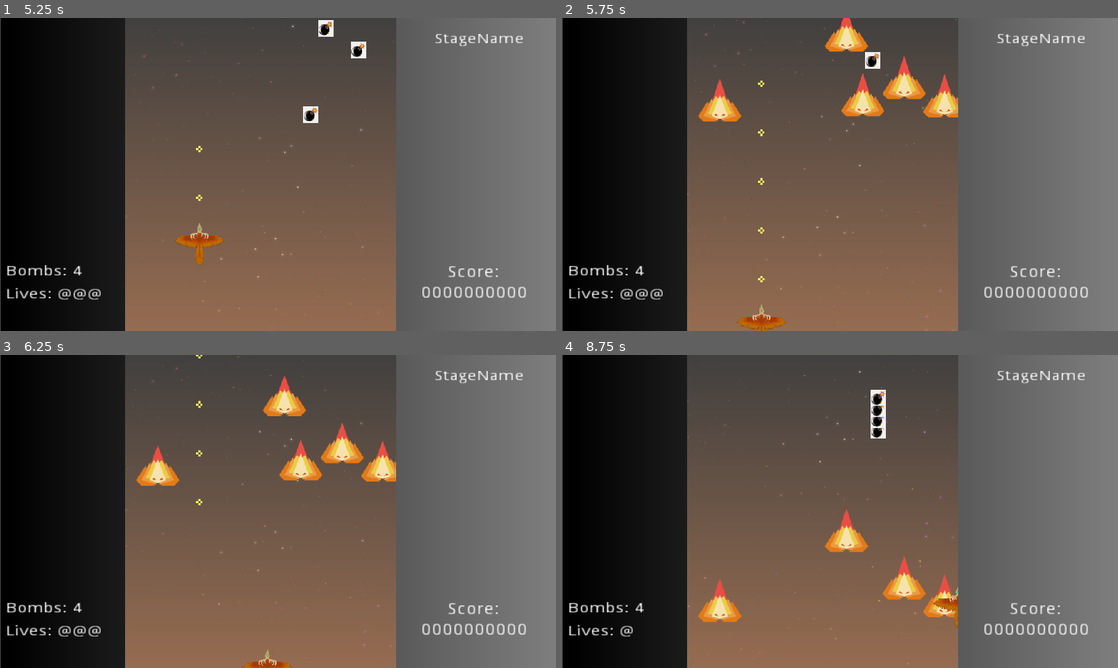
Above: before the commit, frames 1-4 (two rows, left to right).
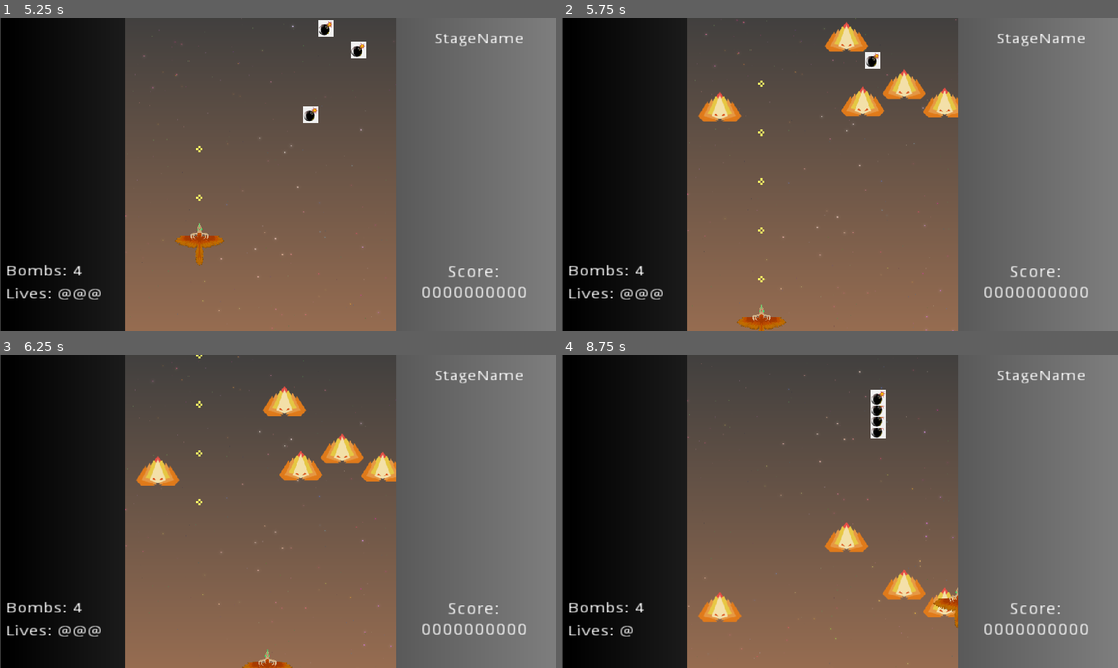
Above: after the commit, the same moments.

Repository: kyperbelt/MetalBurstPGJ
Game: Godot game, scene res://Prefabs/Screens/TitleScreen.tscn
Two runs of this game, one before a commit and one after it. Both use one fixed random seed, a clock stepped at 60 frames per second and the inputs below.
Inputs:
- Up to frame 1 (5.25 s): tap Enter (ui_accept) at 0.5, 0.77, 1.52, 3.02, 3.77, 4.52 s; hold D (move_right) 0.53-1.28 s; hold Space (fire) 0.53-1.28 s; hold S (move_down) 1.28-2.03 s; tap Shift (move_slower) at 1.35 s; hold D (move_right) 2.03-2.78 s; hold X (player_bomb) 2.03-2.78 s; hold W (move_up) 2.78-3.53 s; tap Space (fire) at 2.85 s; hold Shift (move_slower) 3.53-4.28 s; hold A (move_left) 3.53-5.03 s; tap X (player_bomb) at 4.35 s; hold S (move_down) from 5.03 s (still down); hold Space (fire) from 5.03 s (still down)
- Up to frame 2 (5.75 s): keep holding S (move_down); keep holding Space (fire)
- Up to frame 3 (6.25 s): release S (move_down) at 5.78 s; release Space (fire) at 5.78 s; hold D (move_right) from 5.78 s (still down); tap Shift (move_slower) at 5.85 s; tap Enter (ui_accept) at 6.02 s
- Up to frame 4 (8.75 s): release D (move_right) at 6.53 s; hold W (move_up) 6.53-7.28 s; hold X (player_bomb) 6.53-7.28 s; tap Enter (ui_accept) at 6.77, 7.52 s; hold D (move_right) 7.28-8.03 s; tap Space (fire) at 7.35 s; hold S (move_down) from 8.03 s (still down); hold Shift (move_slower) from 8.03 s (still down)

Frame 1 is identical in both runs. In frame 2, 0.3% of the frame differs, in the area x 27-71%, y 0-27%; in frame 3, 0.3%; in frame 4, 0.3%.

Commit message:
Connected New StageFoe Animations
-"Spinner" and "Ember" Foes now use AnimatedSprite instead of AnimatedTextures. Allows for more efficient animation creations.

-As an example, I created 2 versions of the Ember Sprite using AnimatedSprites, a normal version, and a "slow burn" version. These versions can be swapped using code.

Diff:
--- a/MetalBurstGame/Assets/Enemies/EmberSprites.tres
+++ b/MetalBurstGame/Assets/Enemies/EmberSprites.tres
@@ -27,10 +27,30 @@
 atlas = ExtResource( 1 )
 region = Rect2( 400, 0, 100, 100 )
 
+[sub_resource type="AtlasTexture" id=6]
+flags = 4
+atlas = ExtResource( 1 )
+region = Rect2( 200, 0, 100, 100 )
+
+[sub_resource type="AtlasTexture" id=7]
+flags = 4
+atlas = ExtResource( 1 )
+region = Rect2( 300, 0, 100, 100 )
+
+[sub_resource type="AtlasTexture" id=8]
+flags = 4
+atlas = ExtResource( 1 )
+region = Rect2( 400, 0, 100, 100 )
+
 [resource]
 animations = [ {
-"frames": [ SubResource( 1 ), SubResource( 2 ), SubResource( 3 ), SubResource( 4 ), SubResource( 5 ) ],
+"frames": [ SubResource( 1 ), SubResource( 2 ), SubResource( 3 ), SubResource( 4 ), SubResource( 5 ), SubResource( 1 ) ],
 "loop": true,
-"name": "EmberSprites",
-"speed": 15.0
+"name": "MediumSpeed",
+"speed": 12.0
+}, {
+"frames": [ SubResource( 6 ), SubResource( 7 ), SubResource( 8 ) ],
+"loop": true,
+"name": "SmallBurn",
+"speed": 12.0
 } ]
--- a/MetalBurstGame/Prefabs/Enemies/Enemy.tscn
+++ b/MetalBurstGame/Prefabs/Enemies/Enemy.tscn
@@ -1,8 +1,9 @@
-[gd_scene load_steps=5 format=2]
+[gd_scene load_steps=6 format=2]
 
 [ext_resource path="res://Assets/Enemies/StageFoeTestingEmber.tres" type="Texture" id=1]
 [ext_resource path="res://Prefabs/Enemies/SimpleEnemyAi.gd" type="Script" id=2]
 [ext_resource path="res://Prefabs/Projectiles/BulletTest.tscn" type="PackedScene" id=3]
+[ext_resource path="res://Assets/Enemies/EmberSprites.tres" type="SpriteFrames" id=4]
 
 [sub_resource type="RectangleShape2D" id=1]
 extents = Vector2( 40.0432, 25.296 )
@@ -11,11 +12,17 @@
 script = ExtResource( 2 )
 BULLET_TEST = ExtResource( 3 )
 
-[node name="Sprite" type="Sprite" parent="."]
-texture = ExtResource( 1 )
-
 [node name="EnemyArea" type="Area2D" parent="."]
 
 [node name="CollisionShape2D" type="CollisionShape2D" parent="EnemyArea"]
 position = Vector2( 0, 10 )
 shape = SubResource( 1 )
+
+[node name="Emberv1" type="Sprite" parent="."]
+visible = false
+texture = ExtResource( 1 )
+
+[node name="Emberv2" type="AnimatedSprite" parent="."]
+frames = ExtResource( 4 )
+animation = "MediumSpeed"
+playing = true
--- a/MetalBurstGame/Prefabs/Enemies/Enemy2.tscn
+++ b/MetalBurstGame/Prefabs/Enemies/Enemy2.tscn
@@ -1,9 +1,10 @@
-[gd_scene load_steps=6 format=2]
+[gd_scene load_steps=7 format=2]
 
 [ext_resource path="res://Assets/Enemies/StageFoeSpinner(12).tres" type="Texture" id=1]
 [ext_resource path="res://Prefabs/Enemies/SimpleEnemyAi.gd" type="Script" id=2]
 [ext_resource path="res://Assets/Enemies/path13872-1-3-0.png" type="Texture" id=3]
 [ext_resource path="res://Prefabs/Projectiles/BulletTest.tscn" type="PackedScene" id=4]
+[ext_resource path="res://Assets/Enemies/SpinnerSprites.tres" type="SpriteFrames" id=5]
 
 [sub_resource type="RectangleShape2D" id=1]
 extents = Vector2( 13.0017, 12.8248 )
@@ -12,13 +13,20 @@
 script = ExtResource( 2 )
 BULLET_TEST = ExtResource( 4 )
 
-[node name="Sprite" type="Sprite" parent="."]
-texture = ExtResource( 1 )
-
 [node name="EnemyArea" type="Area2D" parent="."]
 
 [node name="CollisionShape2D" type="CollisionShape2D" parent="EnemyArea"]
 shape = SubResource( 1 )
 
-[node name="Sprite2" type="Sprite" parent="."]
+[node name="SpinnningSpritev1" type="Sprite" parent="."]
+visible = false
+texture = ExtResource( 1 )
+
+[node name="SpinnningSpritev2" type="AnimatedSprite" parent="."]
+frames = ExtResource( 5 )
+animation = "6 Frame"
+frame = 2
+playing = true
+
+[node name="TopSprite" type="Sprite" parent="."]
 texture = ExtResource( 3 )
Not shown: 1 places in MetalBurstGame/Assets/Enemies/EmberSprites.tres that only renumber resources
